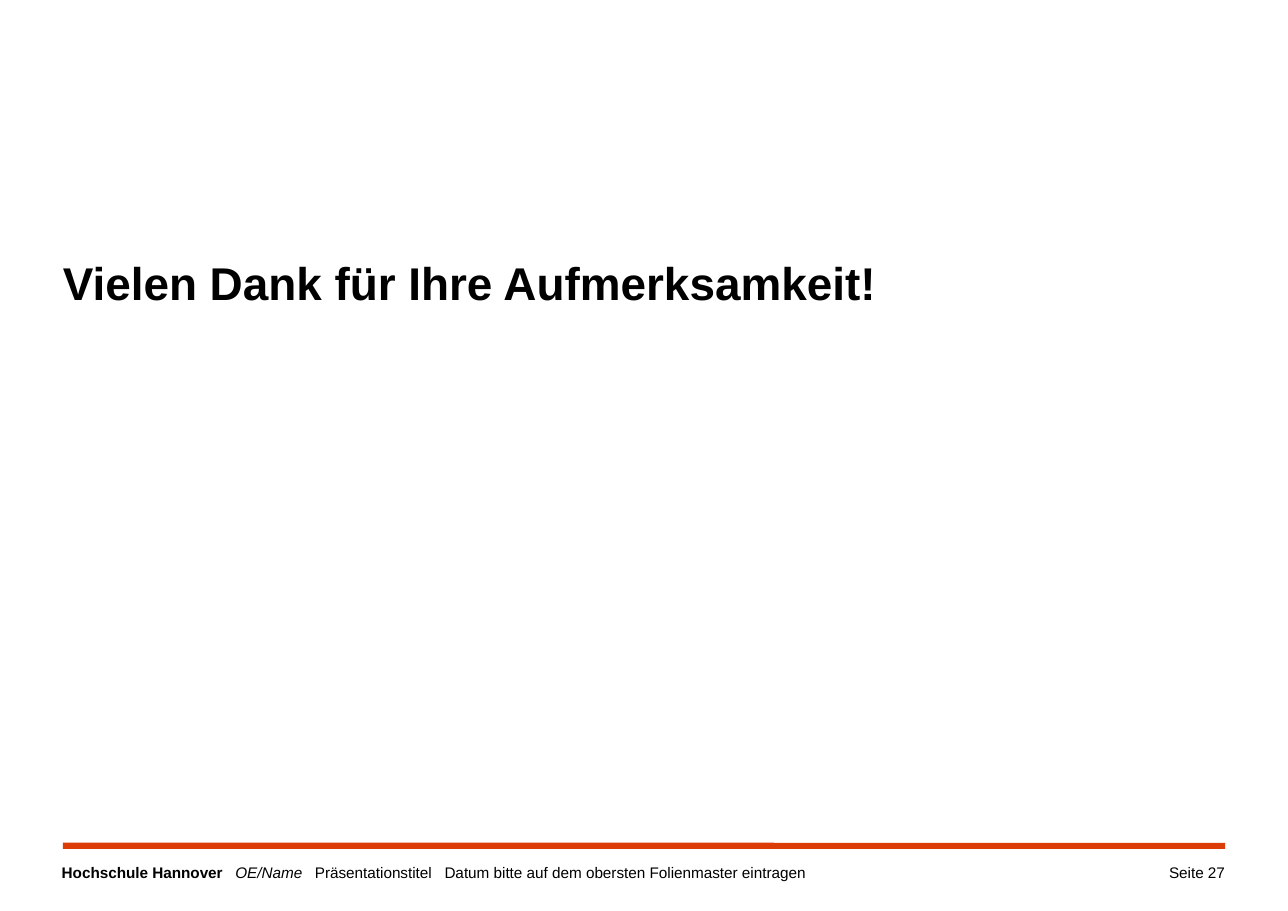
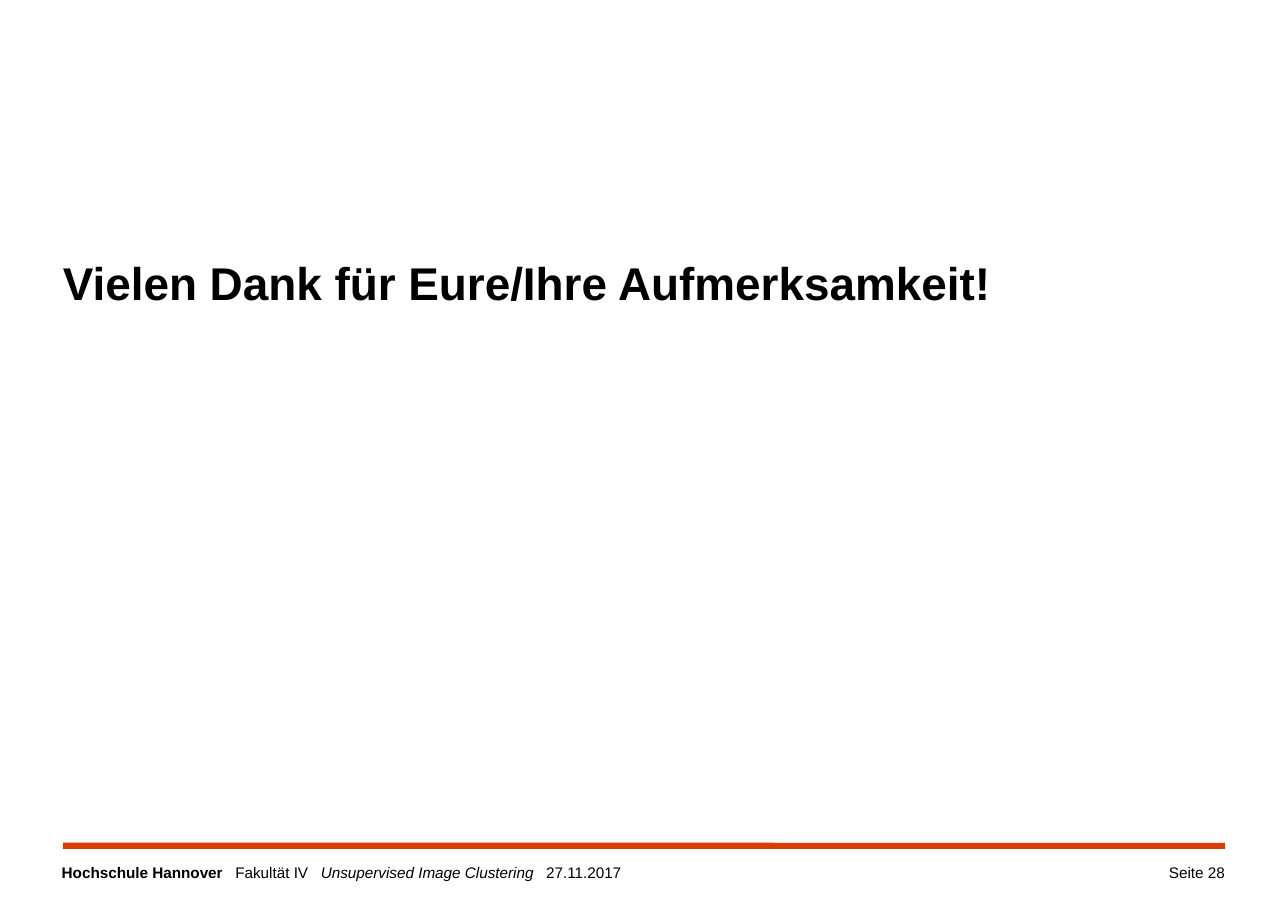
Before and after one commit to a-cl/ma-thesis, a slide deck: slide 28 of kolloquim.pptx (slide 27 before the commit). Drawn at 1288x911 pixels with LibreOffice and Linux fonts; fonts in the diff are those of the drawing; background and template pictures are left out. Boxes give left, top, right and bottom in pixels: in the first picture for what was removed or moved away, otherwise in the second. Text is boxed around its words. In the diff, an @@ line names an element or a change of style, - is before the commit and + after.

```diff
--- a/kolloquim.pptx
+++ b/kolloquim.pptx
@@ text at [63, 266, 990, 301]: text changed @@
-Vielen Dank für Ihre Aufmerksamkeit!
+Vielen Dank für Eure/Ihre Aufmerksamkeit!
@@ text at [62, 867, 621, 882]: text changed @@
-Hochschule Hannover OE/Name Präsentationstitel Datum bitte auf dem obersten Folienmaster eintragen
+Hochschule Hannover Fakultät IV Unsupervised Image Clustering 27.11.2017
@@ page number at [1169, 867, 1225, 878]: text changed @@
-Seite 27
+Seite 28
```
Also in this commit, not shown: 21 other slides changed, 4 slides added, 3 slides removed.
